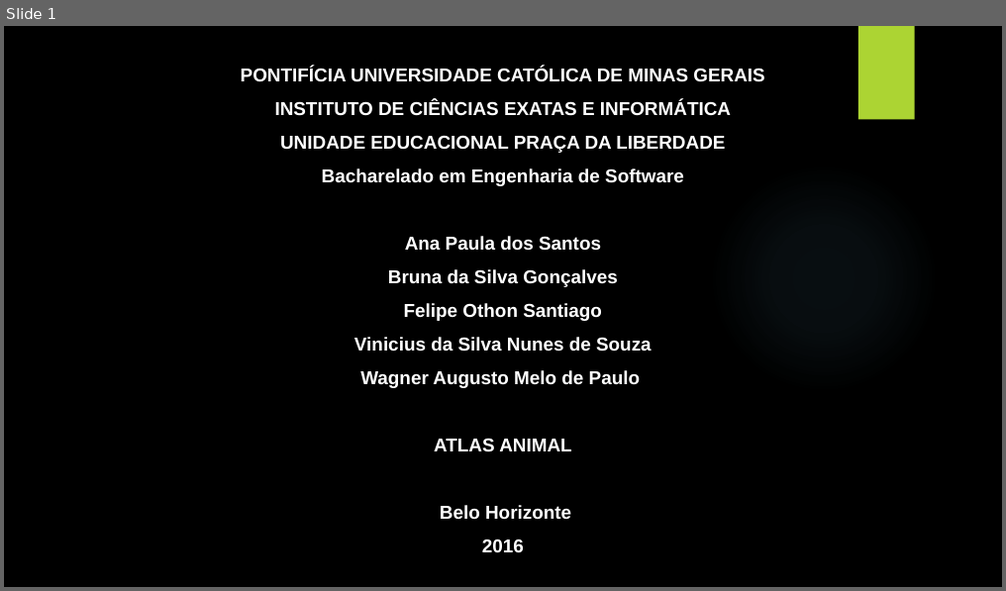
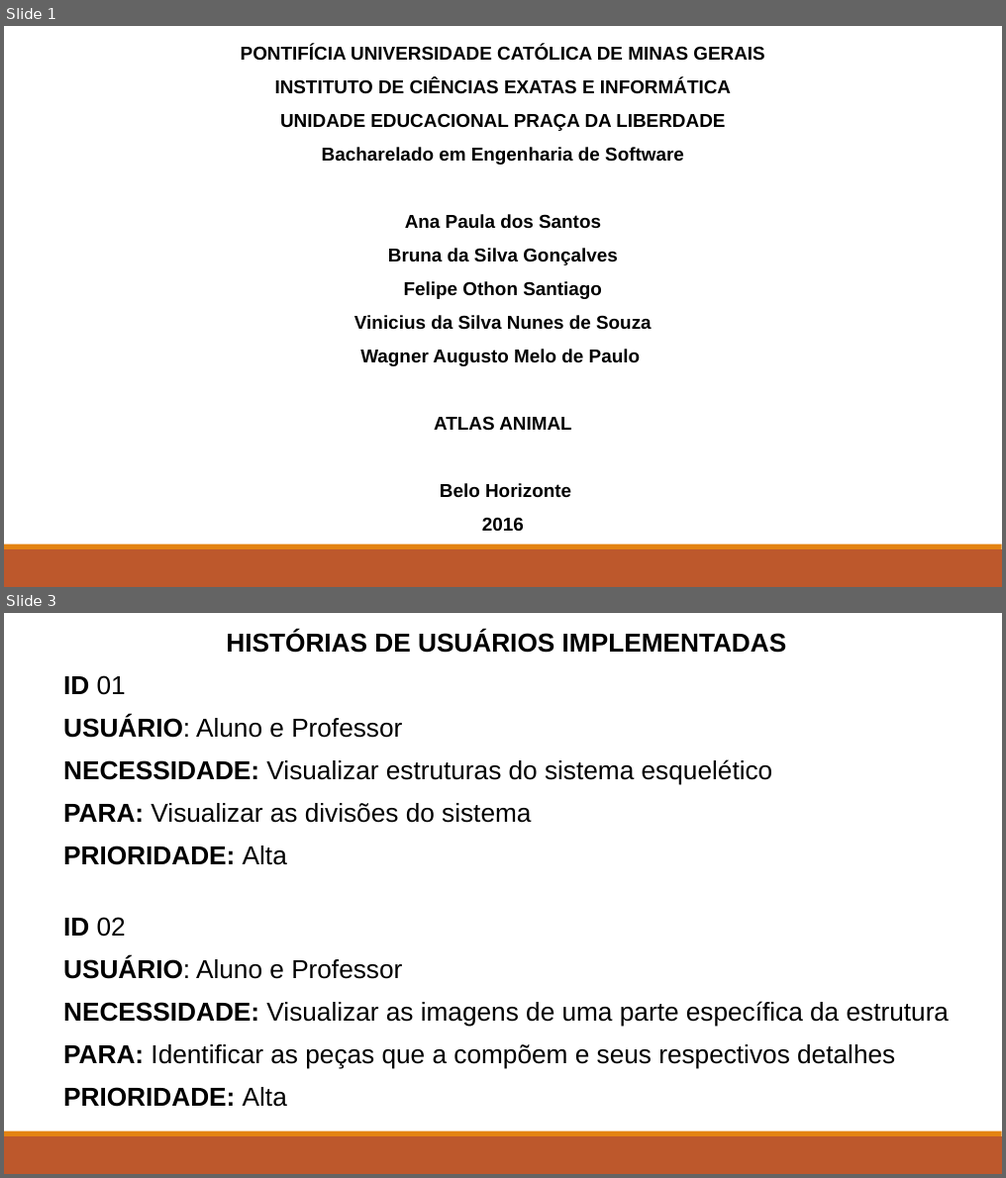
Before and after one commit to wagneramelo/tisAtlas, a slide deck: Documentos/Segunda apresentação TIS .pptx. Shown one above the other, each under a label of ours: slide 1 before the commit, slides 1 and 3 after it; the slides between them are not shown. The pictures are 1006x591 and 1006x1178 pixels, drawn with LibreOffice and Linux fonts; fonts in the diff are those of the drawing; background and template pictures are left out. Boxes give left, top, right and bottom in pixels: in the first picture for what was removed or moved away, otherwise in the second. Text is boxed around its words. In the diff, an @@ line names an element or a change of style, - is before the commit and + after.

Commit message:
Atualização documento e atualização do site parte Felipe  Othon

```diff
--- a/Documentos/Segunda apresentação TIS .pptx
+++ b/Documentos/Segunda apresentação TIS .pptx
@@ slide 3 added at (4,613,1002,1174), background #FFFFFF; not listed: 2 template elements that a slide beside it also shows @@
@@ text added at (63,631,948,1107), 25 pt, text #000000 @@
+  HISTÓRIAS DE USUÁRIOS IMPLEMENTADAS
+  ID 01
+  USUÁRIO: Aluno e Professor
+  NECESSIDADE: Visualizar estruturas do sistema esquelético
+  PARA: Visualizar as divisões do sistema
+  PRIORIDADE: Alta
+  ID 02
+  USUÁRIO: Aluno e Professor
+  NECESSIDADE: Visualizar as imagens de uma parte específica da estrutura
+  PARA: Identificar as peças que a compõem e seus respectivos detalhes
+  PRIORIDADE: Alta
@@ slide 1 changed as well @@
@@ background picture (left out) to #FFFFFF @@
@@ text "PONTIFÍCIA UNIVERSIDADE CATÓLICA DE MINAS ..." at (241,45,764,532): text colour #FFFFFF to #000000 @@
@@ rectangle removed at (858,26,915,120) @@
@@ ellipse removed at (709,163,939,393) @@
@@ rectangle added at (4,550,1002,587), fill #BD582C @@
@@ rectangle added at (4,545,1002,550), fill #E48312 @@
```
Also in this commit, not shown: 4 other slides changed, 3 other slides added, 3 slides removed, 8 other files.
